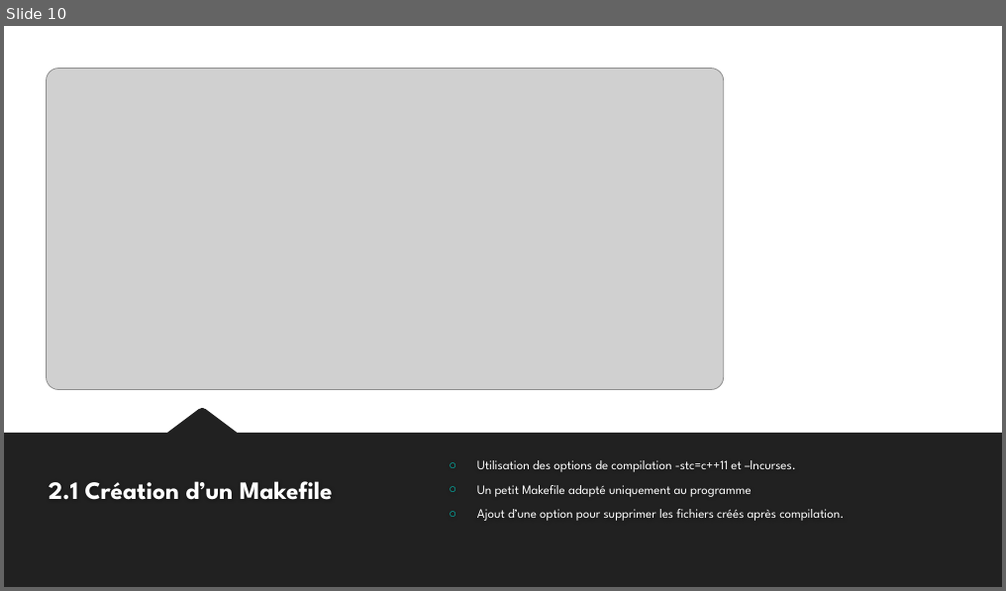
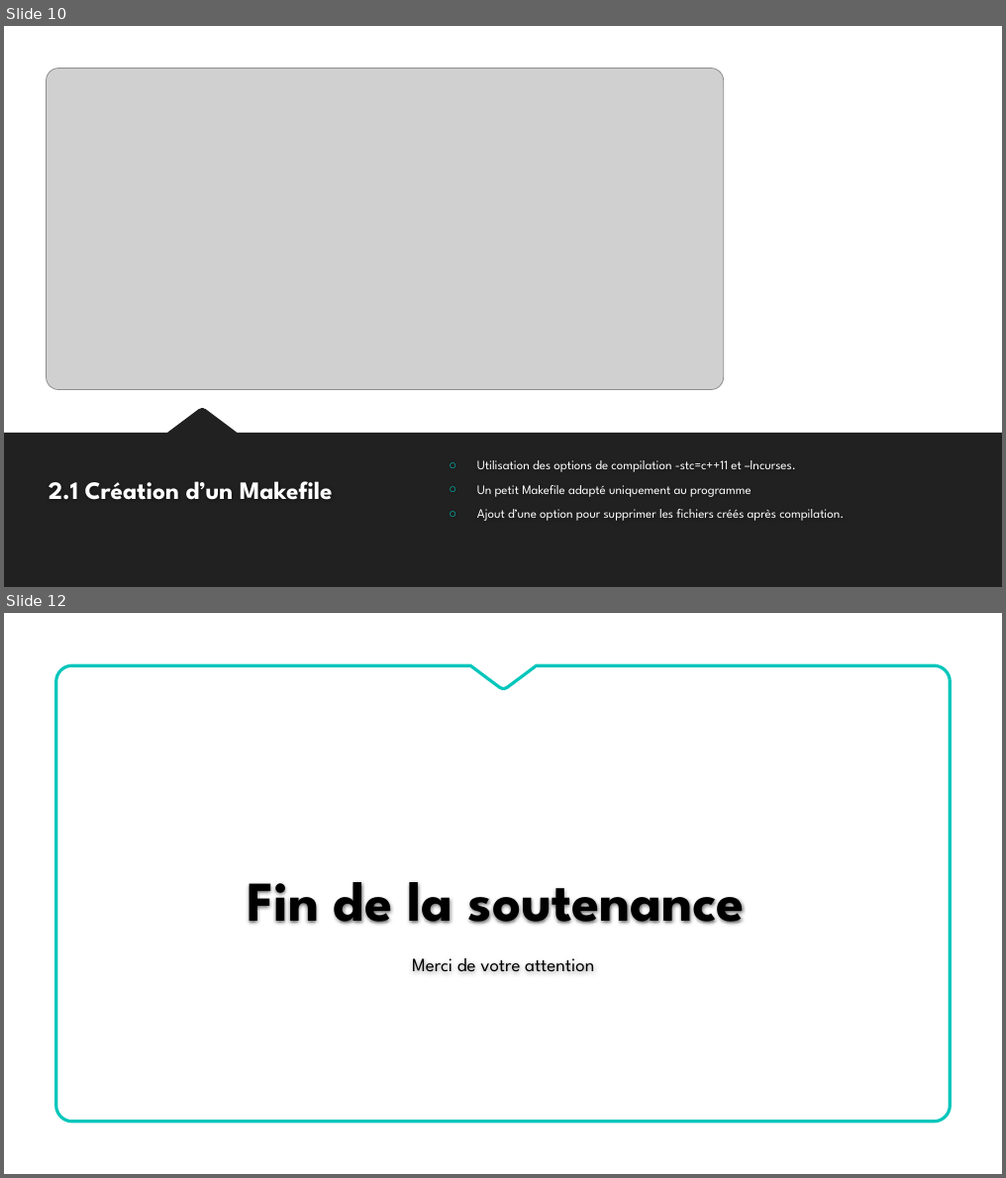
Before and after one commit to meethyrh/Projet2048v3, a slide deck: Soutenance.pptx. Shown one above the other, each under a label of ours: slide 10 before the commit, slides 10 and 12 after it; the slides between them are not shown. The pictures are 1006x591 and 1006x1178 pixels, drawn with LibreOffice and Linux fonts; fonts in the diff are those of the drawing; grey boxes stand for pictures; background and template pictures are left out. Boxes give left, top, right and bottom in pixels: in the first picture for what was removed or moved away, otherwise in the second. Text is boxed around its words. In the diff, an @@ line names an element or a change of style, - is before the commit and + after.

```diff
--- a/Soutenance.pptx
+++ b/Soutenance.pptx
@@ slide 12 added at [4, 613, 1002, 1174], background #FFFFFF @@
@@ freeform shape added at [56, 665, 950, 1121], fill #FFFFFF, outline #00C6BB 3 pt @@
@@ title added at [247, 882, 745, 924], 54 pt, text #000000, bold @@
+Fin de la soutenance
@@ subtitle added at [412, 959, 594, 972], 18 pt, text #000000 @@
+Merci de votre attention
```
Also in this commit, not shown: 5 slides changed, 2 other files.
